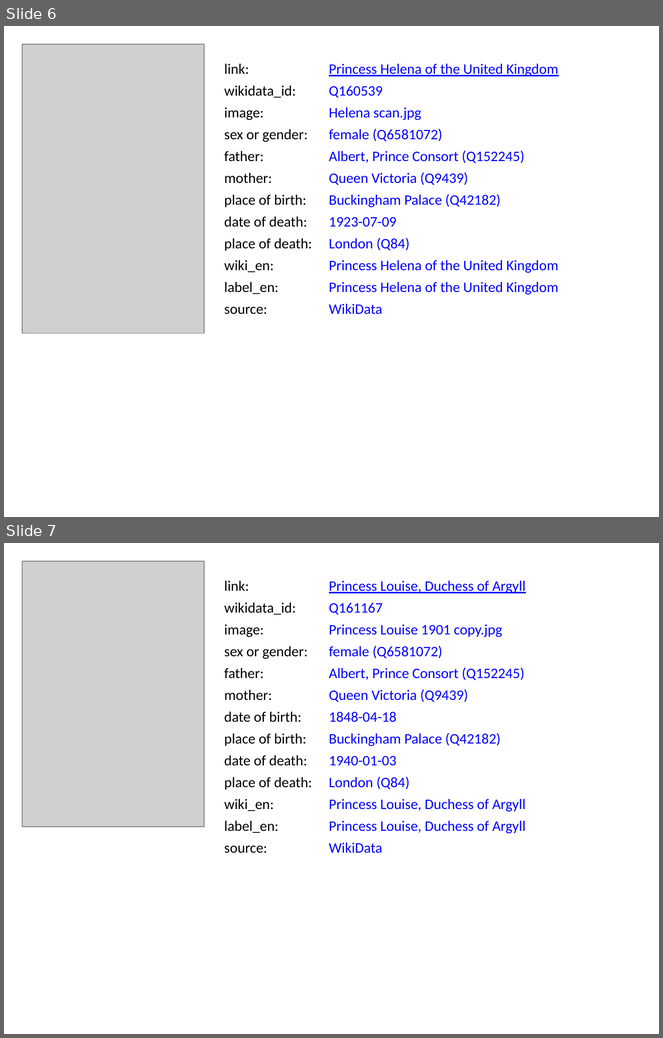
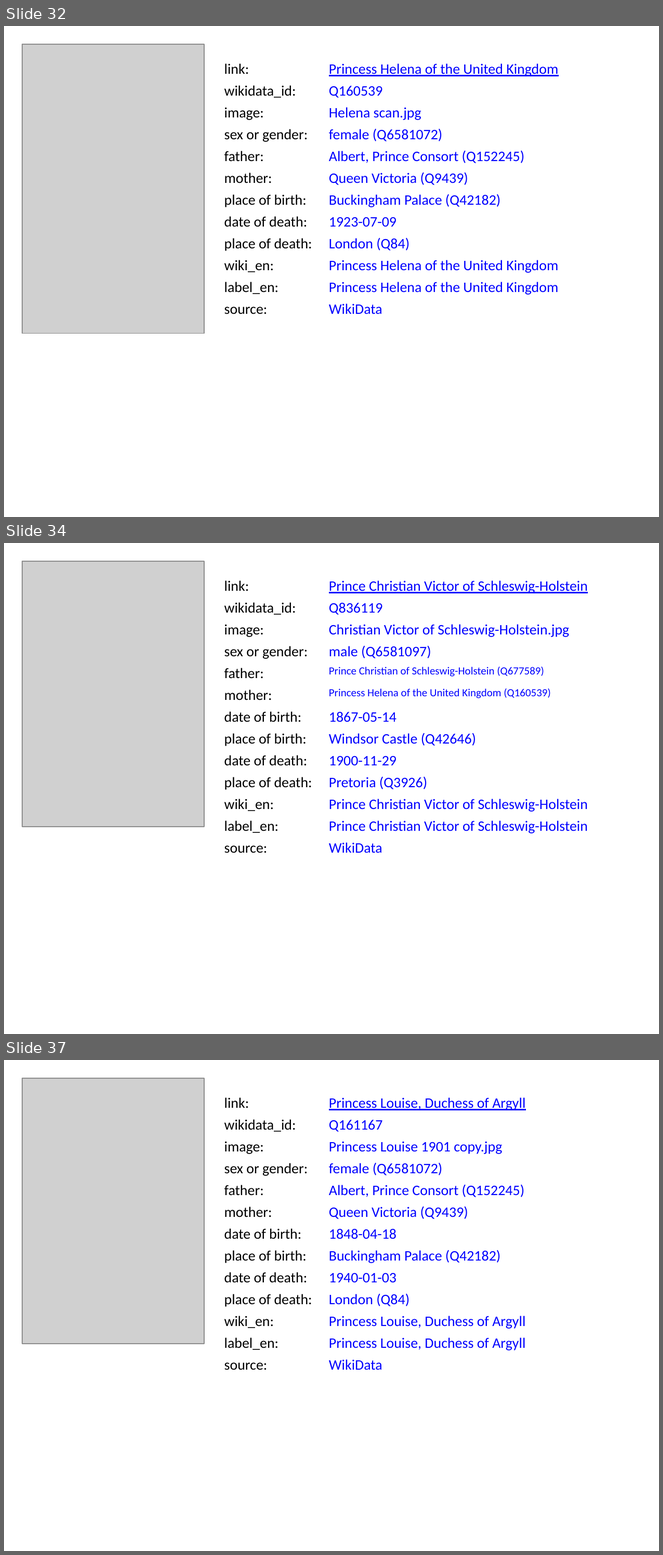
Before and after one commit to BITPlan/com.bitplan.simplegraph, a slide deck: simplegraph-powerpoint/QueenVictoria.pptx. Shown one above the other, each under a label of ours: slides 6 and 7 before the commit, slides 32, 34 and 37 after it; the slides between them are not shown. The pictures are 663x1038 and 663x1555 pixels, drawn with LibreOffice and Linux fonts; fonts in the diff are those of the drawing; grey boxes stand for pictures. Boxes give left, top, right and bottom in pixels: in the first picture for what was removed or moved away, otherwise in the second. Text is boxed around its words. In the diff, an @@ line names an element or a change of style, - is before the commit and + after.

```diff
--- a/simplegraph-powerpoint/QueenVictoria.pptx
+++ b/simplegraph-powerpoint/QueenVictoria.pptx
@@ slide 34 added at (x1=4, y1=543, x2=659, y2=1034), background #FFFFFF @@
@@ picture added at (x1=22, y1=561, x2=205, y2=827) @@
@@ text added at (x1=224, y1=580, x2=249, y2=591), 16 pt, text #000000 @@
+link:
@@ text added at (x1=329, y1=580, x2=588, y2=593), 16 pt, text #0000FF, underline @@
+Prince Christian Victor of Schleswig-Holstein
@@ text added at (x1=224, y1=602, x2=296, y2=615), 16 pt, text #000000 @@
+wikidata_id:
@@ text added at (x1=329, y1=603, x2=383, y2=615), 16 pt, text #0000FF @@
+Q836119
@@ text added at (x1=224, y1=624, x2=264, y2=637), 16 pt, text #000000 @@
+image:
@@ text added at (x1=329, y1=624, x2=569, y2=637), 16 pt, text #0000FF @@
+Christian Victor of Schleswig-Holstein.jpg
@@ text added at (x1=224, y1=646, x2=308, y2=659), 16 pt, text #000000 @@
+sex or gender:
@@ text added at (x1=329, y1=645, x2=431, y2=658), 16 pt, text #0000FF @@
+male (Q6581097)
@@ text added at (x1=329, y1=667, x2=544, y2=677), 12 pt, text #0000FF @@
+Prince Christian of Schleswig-Holstein (Q677589)
@@ text added at (x1=224, y1=668, x2=264, y2=679), 16 pt, text #000000 @@
+father:
@@ text added at (x1=224, y1=690, x2=272, y2=701), 16 pt, text #000000 @@
+mother:
@@ text added at (x1=329, y1=689, x2=551, y2=698), 12 pt, text #0000FF @@
+Princess Helena of the United Kingdom (Q160539)
@@ text added at (x1=224, y1=711, x2=301, y2=722), 16 pt, text #000000 @@
+date of birth:
@@ text added at (x1=329, y1=712, x2=397, y2=722), 16 pt, text #0000FF @@
+1867-05-14
@@ text added at (x1=224, y1=733, x2=307, y2=766), 16 pt, text #000000 @@
+place of death:
@@ text added at (x1=329, y1=733, x2=476, y2=746), 16 pt, text #0000FF @@
+Windsor Castle (Q42646)
@@ text added at (x1=224, y1=755, x2=312, y2=788), 16 pt, text #000000 @@
+date of death:
@@ text added at (x1=329, y1=756, x2=397, y2=766), 16 pt, text #0000FF @@
+1900-11-29
@@ text added at (x1=329, y1=776, x2=427, y2=789), 16 pt, text #0000FF @@
+Pretoria (Q3926)
@@ text added at (x1=224, y1=777, x2=271, y2=790), 16 pt, text #000000 @@
+place of birth:
@@ text added at (x1=224, y1=799, x2=274, y2=811), 16 pt, text #000000 @@
+wiki_en:
@@ text added at (x1=329, y1=799, x2=588, y2=812), 16 pt, text #0000FF @@
+Prince Christian Victor of Schleswig-Holstein
@@ text added at (x1=224, y1=821, x2=279, y2=833), 16 pt, text #000000 @@
+label_en:
@@ text added at (x1=329, y1=821, x2=588, y2=834), 16 pt, text #0000FF @@
+Prince Christian Victor of Schleswig-Holstein
@@ text added at (x1=224, y1=846, x2=268, y2=853), 16 pt, text #000000 @@
+source:
@@ text added at (x1=329, y1=843, x2=383, y2=853), 16 pt, text #0000FF @@
+WikiData
@@ what was slide 6 is now slide 32 @@
@@ what was slide 7 is now slide 37 @@
```
Also in this commit, not shown: 38 other slides added, 16 other files.
